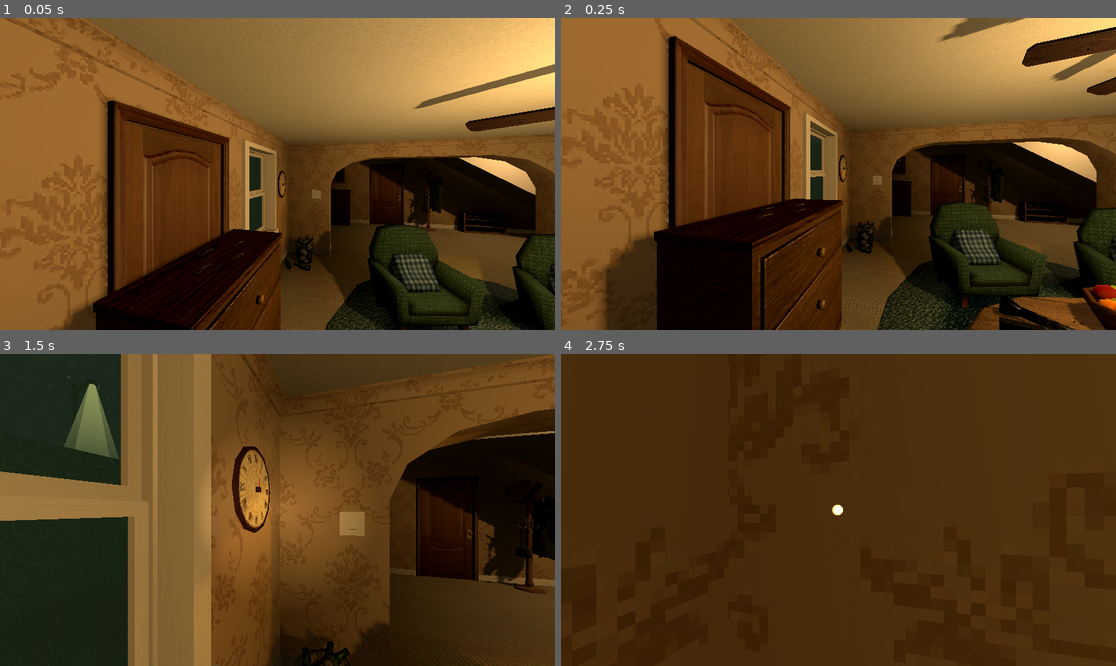
Above: before the commit, frames 1-4 (two rows, left to right).
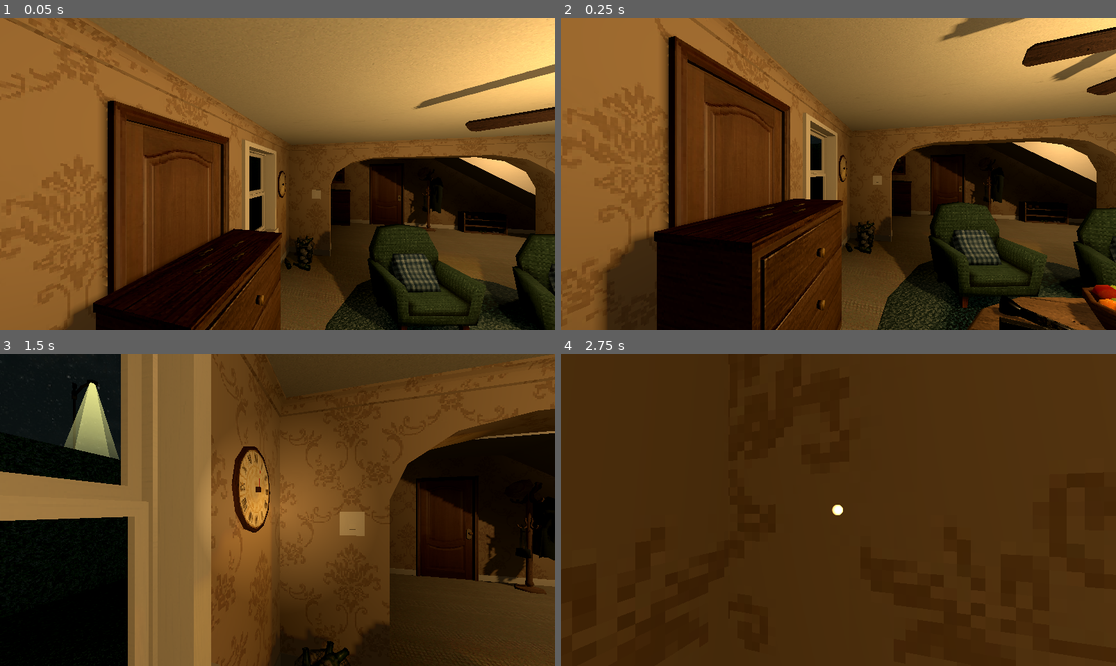
Above: after the commit, the same moments.

Repository: SheriffEllis/Exploration-A
Game: Godot game, scene res://level.tscn
The game is run twice, just before and just after one commit, with the same random seed, the same clock (stepped at 60 frames per second) and the same inputs.
Inputs (mouse positions are in pixels of both pictures, inside the frame that each line leads up to):
- Up to frame 1 (0.05 s): no input
- Up to frame 2 (0.25 s): no input
- Up to frame 3 (1.5 s): move the mouse to (305, 510) at 0.52 s; hold Ctrl (crouch) 0.53-1.28 s; hold W (move_forward) from 0.53 s (still down); tap Space (jump) at 0.77 s; move the mouse to (249, 510) at 1.27 s; tap F (flashlight) at 1.35 s
- Up to frame 4 (2.75 s): keep holding W (move_forward); tap Space (jump) at 1.52 s; move the mouse to (849, 503) at 2.02 s; hold Shift (sprint) from 2.03 s (still down)

The runs differ from the first frame. In frame 1, 0.4% of the frame differs, in the area x 44-48%, y 44-69%; in frame 2, 0.3%; in frame 3, 14%, in the area x 0-24%, y 8-100%; in frame 4, nothing differs.

Commit message:
Impossible hallway effect.
Used stencil buffer in windowglass material to allow the outside to only be seen through window glass hallway only seen when not looking through glass.

Note: slight visual defect when looking back towards windows from within the hallway. Might be solvable with switching camera cull layers inside hallway.

Diff:
--- a/Materials/Outside/Grass.tres
+++ b/Materials/Outside/Grass.tres
@@ -4,5 +4,10 @@
 
 [resource]
 resource_name = "Grass"
+render_priority = 3
+transparency = 1
 albedo_texture = ExtResource("1_g0uv0")
 texture_filter = 2
+stencil_mode = 3
+stencil_flags = 1
+stencil_compare = 2
--- a/Materials/Outside/Hedge.tres
+++ b/Materials/Outside/Hedge.tres
@@ -4,5 +4,10 @@
 
 [resource]
 resource_name = "Hedge"
+render_priority = 3
+transparency = 1
 albedo_texture = ExtResource("1_8qxm4")
 texture_filter = 2
+stencil_mode = 3
+stencil_flags = 1
+stencil_compare = 2
--- a/Materials/Outside/Light.tres
+++ b/Materials/Outside/Light.tres
@@ -4,9 +4,13 @@
 
 [resource]
 resource_name = "Light"
+render_priority = 2
 transparency = 4
 albedo_color = Color(0, 0, 0, 1)
 albedo_texture = ExtResource("1_nr03d")
 emission_enabled = true
 emission = Color(1, 0.989464, 0.60687536, 1)
 texture_filter = 2
+stencil_mode = 3
+stencil_flags = 1
+stencil_compare = 2
--- a/Materials/Outside/StreetLight.tres
+++ b/Materials/Outside/StreetLight.tres
@@ -2,6 +2,11 @@
 
 [resource]
 resource_name = "StreetLight"
+render_priority = 1
+transparency = 1
 albedo_color = Color(0.20326127, 0.17200114, 0.15016027, 1)
 metallic = 0.5
 roughness = 0.5
+stencil_mode = 3
+stencil_flags = 1
+stencil_compare = 2
--- a/Materials/Room/Ash.tres
+++ b/Materials/Room/Ash.tres
@@ -4,5 +4,10 @@
 
 [resource]
 resource_name = "Ash"
+render_priority = 4
+transparency = 1
 albedo_texture = ExtResource("1_6wrjt")
 texture_filter = 2
+stencil_mode = 3
+stencil_flags = 1
+stencil_compare = 5
--- a/Materials/Room/WindowGlass.tres
+++ b/Materials/Room/WindowGlass.tres
@@ -5,3 +5,5 @@
 transparency = 4
 albedo_color = Color(0.3528, 0.58842003, 0.63, 0.11372549)
 roughness = 0.2
+stencil_mode = 3
+stencil_flags = 2
--- a/outside.tscn
+++ b/outside.tscn
@@ -18,11 +18,11 @@
 light_bake_mode = 1
 light_cull_mask = 4293918722
 
-[node name="Grass" parent="." index="2" unique_id=820321085]
+[node name="Grass" parent="." index="2" unique_id=1694295751]
 layers = 2
 
-[node name="Hedge" parent="." index="3" unique_id=1927079763]
+[node name="Hedge" parent="." index="3" unique_id=2032504281]
 layers = 2
 
-[node name="StreetLight" parent="." index="4" unique_id=981730507]
+[node name="StreetLight" parent="." index="4" unique_id=1669944835]
 layers = 2
--- a/room.tscn
+++ b/room.tscn
@@ -21,10 +21,6 @@
 
 [node name="Flowers" parent="Vase" parent_id_path=PackedInt32Array(362300583) index="0" unique_id=345677945]
 cast_shadow = 0
-
-[node name="Hallway" parent="Room" parent_id_path=PackedInt32Array(141120440) index="0" unique_id=1946719677]
-visible = false
-layers = 4
 
 [node name="Replacable Wall" parent="Room" parent_id_path=PackedInt32Array(141120440) index="1" unique_id=860001751]
 visible = false
